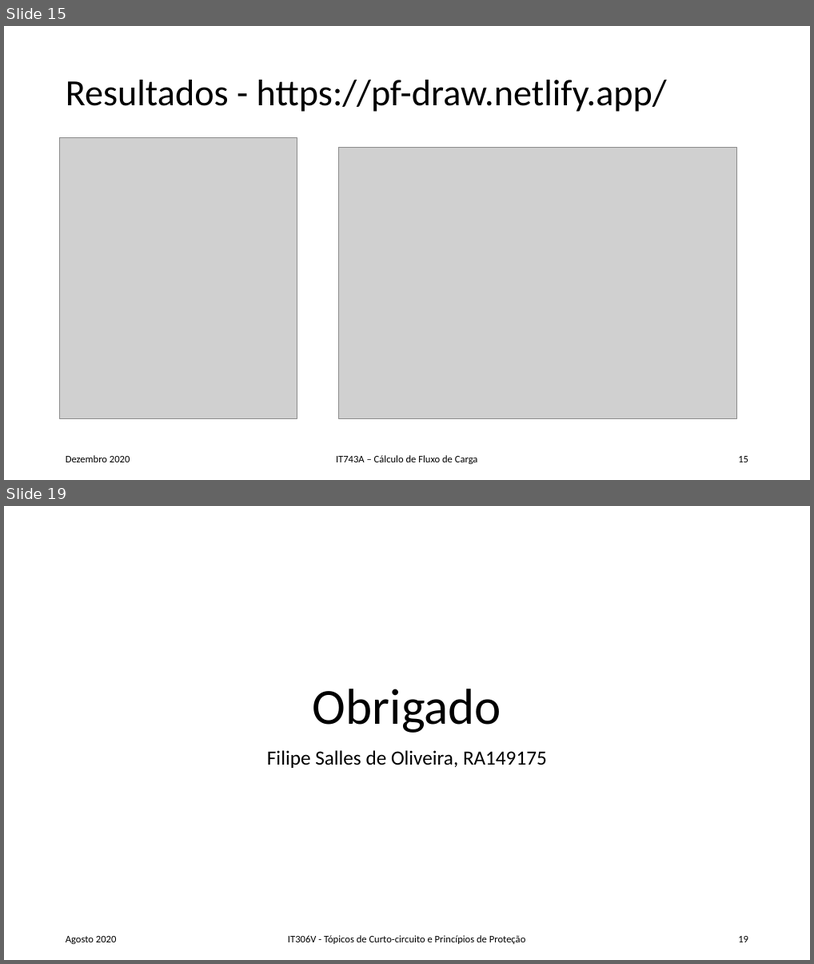
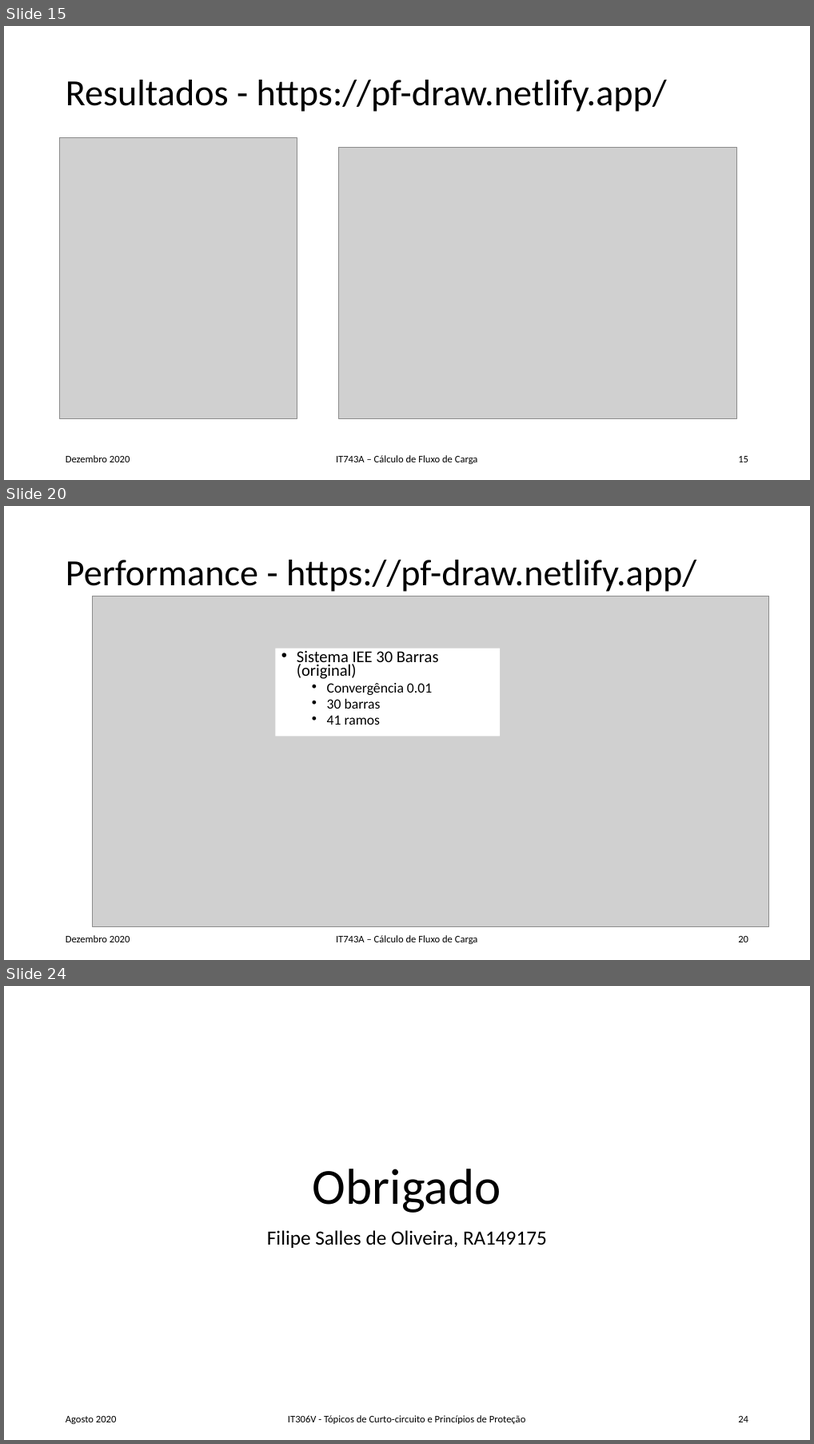
Before and after one commit to FilipeSO/pf-draw, a slide deck: public/ppt/RA149175_FSO_Rel_slides_rev1.pptx. Shown one above the other, each under a label of ours: slides 15 and 19 before the commit, slides 15, 20 and 24 after it; the slides between them are not shown. The pictures are 814x964 and 814x1444 pixels, drawn with LibreOffice and Linux fonts; fonts in the diff are those of the drawing; grey boxes stand for pictures. Boxes give left, top, right and bottom in pixels: in the first picture for what was removed or moved away, otherwise in the second. Text is boxed around its words. In the diff, an @@ line names an element or a change of style, - is before the commit and + after.

```diff
--- a/public/ppt/RA149175_FSO_Rel_slides_rev1.pptx
+++ b/public/ppt/RA149175_FSO_Rel_slides_rev1.pptx
@@ slide 20 added at (4, 506, 810, 960), background #FFFFFF @@
@@ title added at (66, 560, 697, 592), 44 pt, text #000000 @@
+Performance - https://pf-draw.netlify.app/
@@ picture added at (93, 596, 770, 927) @@
@@ text added at (276, 648, 500, 736), fill #FFFFFF, 16.8 pt, text #000000 @@
+• Sistema IEE 30 Barras (original)
+  • Convergência 0.01
+  • 30 barras
+  • 41 ramos
@@ text added at (66, 935, 130, 942), 12 pt, text #000000 @@
+Dezembro 2020
@@ text added at (336, 935, 478, 944), 12 pt, text #000000 @@
+IT743A – Cálculo de Fluxo de Carga
@@ page number added at (738, 936, 749, 942), 12 pt, text #000000 @@
+20
@@ what was slide 19 is now slide 24 @@
@@ page number at (738, 1416, 749, 1422): text changed @@
-19
+24
```
Also in this commit, not shown: 4 slides changed, 4 other slides added, 7 other files.
